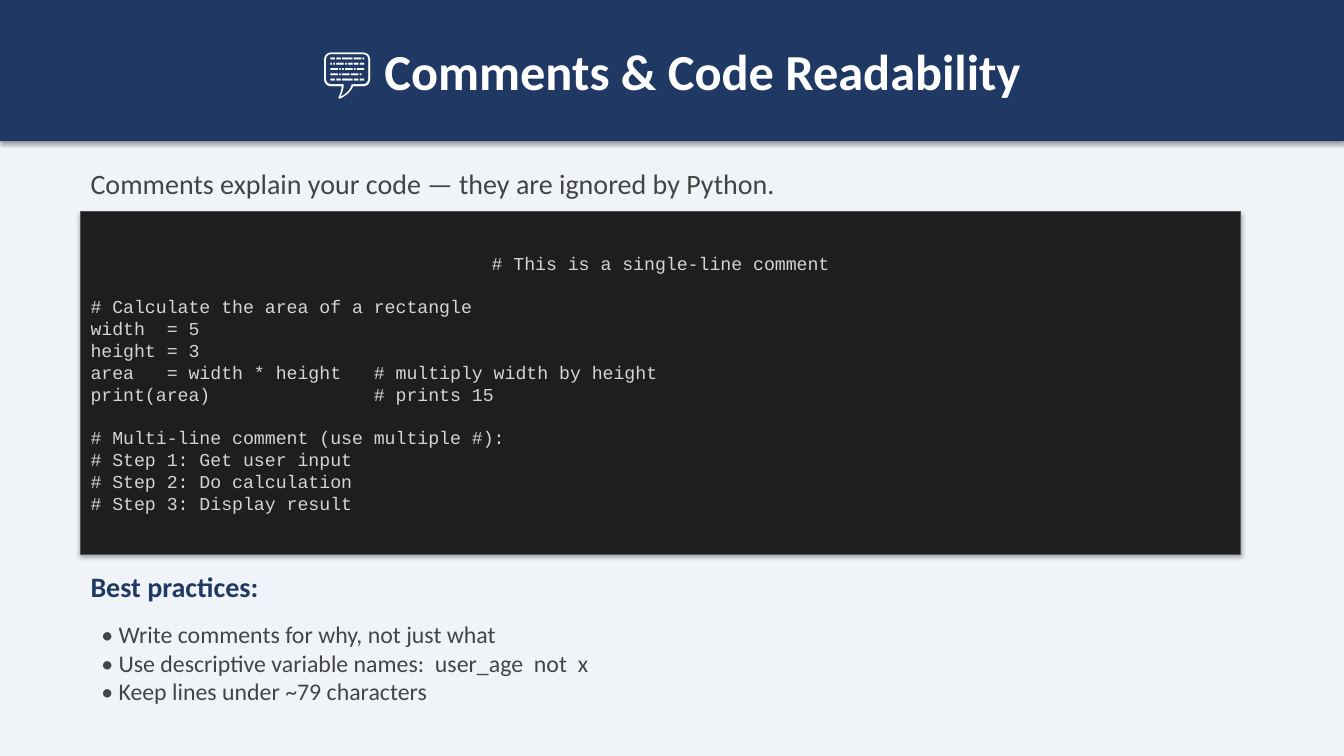
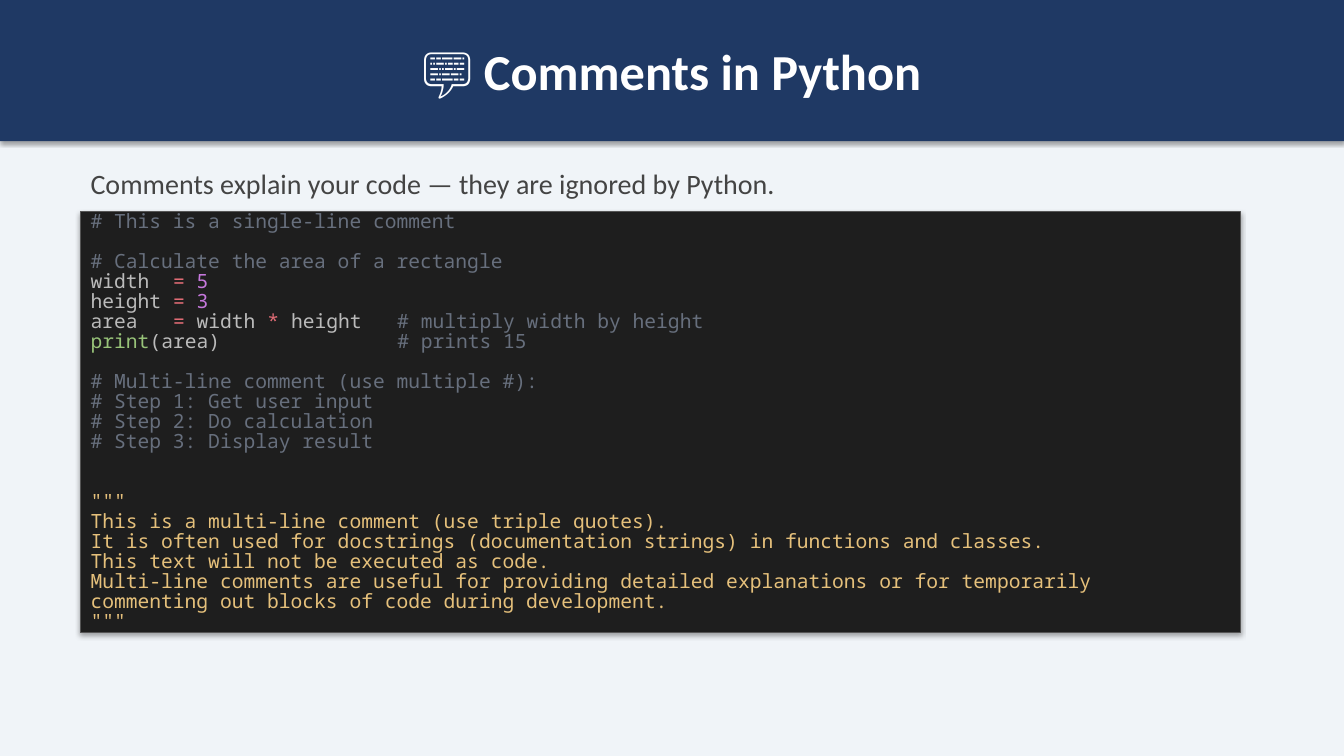
Before and after one commit to cvc-comanescu-catalin/python-course, a slide deck: slide 13 of slides/session1_intro_and_basics.pptx (slide 20 before the commit). Drawn at 1344x756 pixels with LibreOffice and Linux fonts; fonts in the diff are those of the drawing. Boxes give left, top, right and bottom in pixels: in the first picture for what was removed or moved away, otherwise in the second. Text is boxed around its words. In the diff, an @@ line names an element or a change of style, - is before the commit and + after.

```diff
--- a/slides/session1_intro_and_basics.pptx
+++ b/slides/session1_intro_and_basics.pptx
@@ text in rectangle at [484, 54, 921, 98]: text changed @@
-💬 Comments & Code Readability
+💬 Comments in Python
@@ rectangle "# This is a single-line ...": place and size @@
-rectangle "# This is a single-line ..." at [81, 212, 1240, 555]
+rectangle "# This is a single-line ..." at [81, 212, 1240, 633]
@@ text in rectangle at [91, 210, 704, 453]: size 13 to 14 pt, font Courier New to Noto Sans Mono in "# This is a single-line comment", "# Calculate the area of a rectangle", "width = 5", "height = 3" and 6 more places; text colour #D4D4D4 to #676F7D in "# This is a single-line comment", "# Calculate the area of a rectangle", "# multiply width by height", "# prints 15" and 4 more places; text colour #D4D4D4 to #BBBBBB in "width", "height", "area width height", "print(area)"; text colour #D4D4D4 to #E06C75 in "=", "=", "= *"; text colour #D4D4D4 to #C678DD in "5", "3"; text colour #D4D4D4 to #98C379 in "print(area)"; alignment centre to left; line spacing 1 to 14.2pt @@
@@ text in rectangle at [91, 513, 1091, 613]: paragraphs added @@
+"""
+This is a multi-line comment (use triple quotes).
+It is often used for docstrings (documentation strings) in functions and classes.
+This text will not be executed as code.
+Multi-line comments are useful for providing detailed explanations or for temporarily
+commenting out blocks of code during development.
+"""
@@ text removed at [91, 577, 258, 602] @@
-Best practices:
@@ text removed at [119, 626, 588, 704] @@
-• Write comments for why, not just what
-• Use descriptive variable names: user_age not x
-• Keep lines under ~79 characters
```
Also in this commit, not shown: 12 other slides changed, 6 slides added, 2 slides removed, 7 other files.
